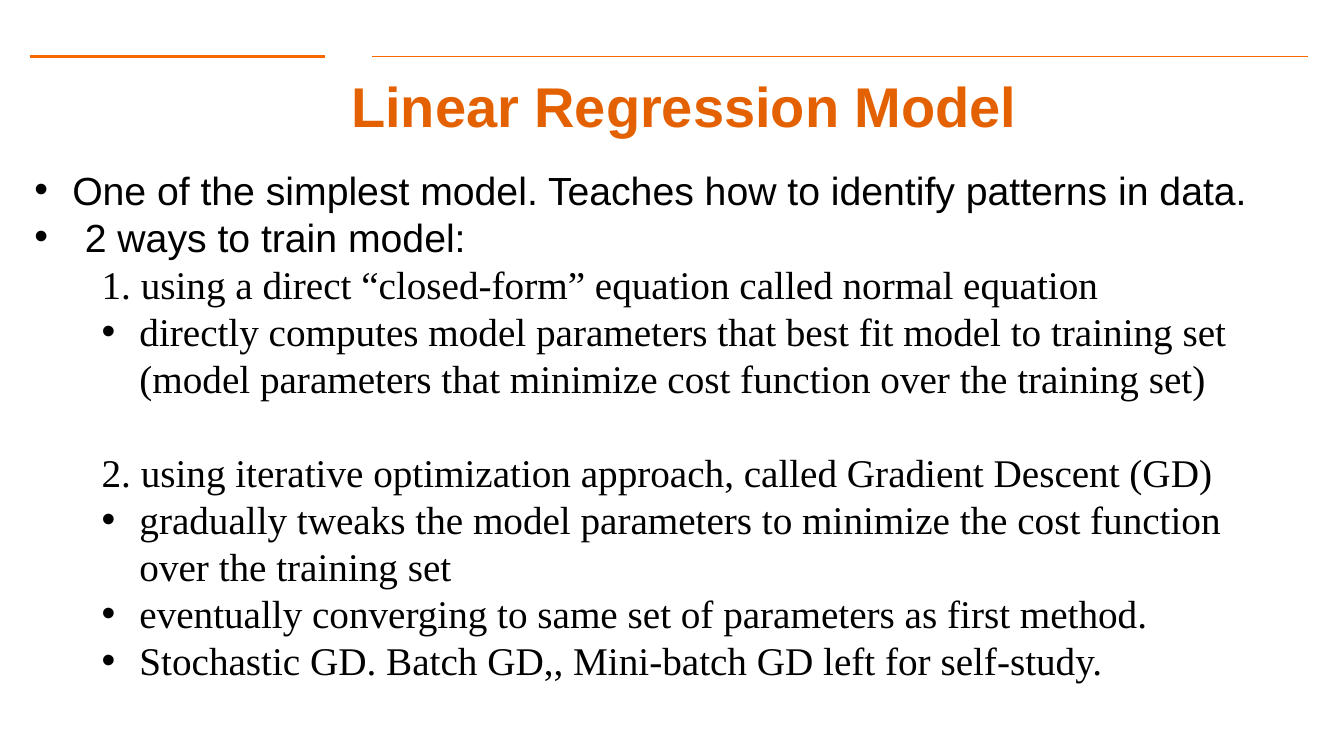
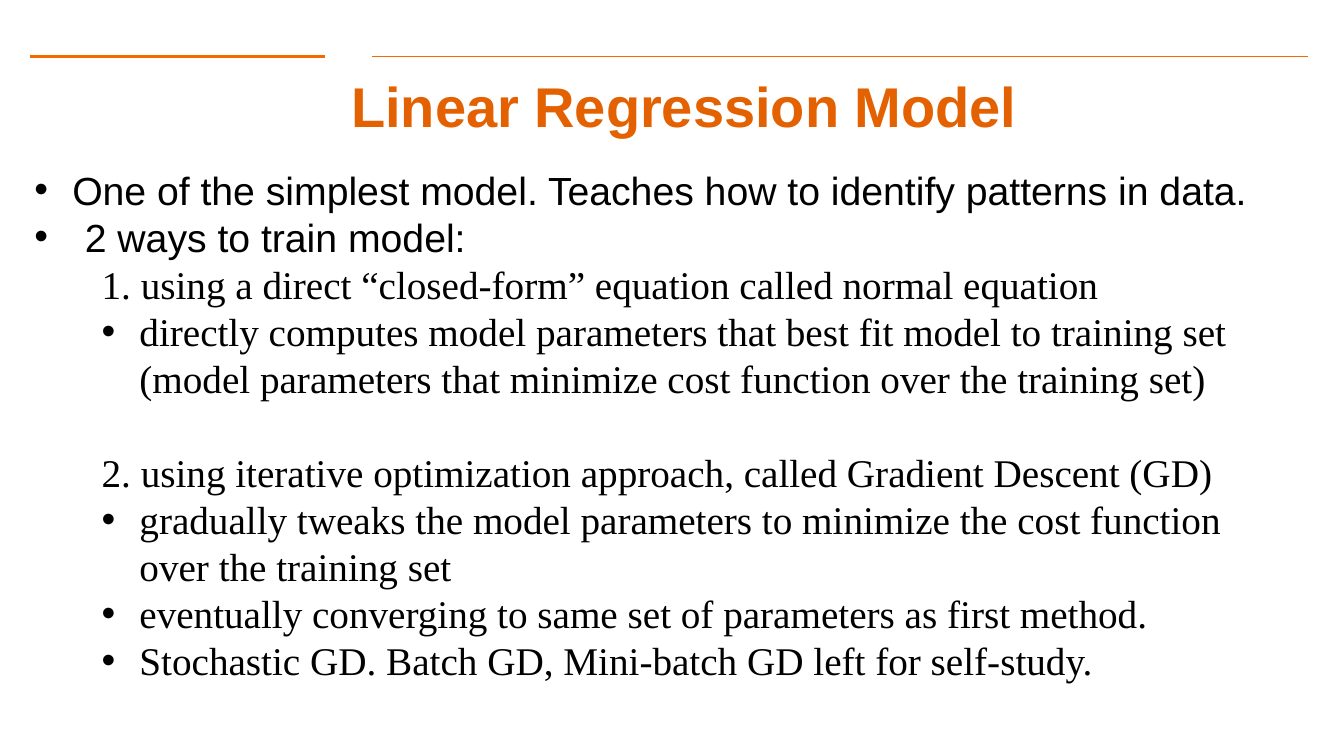
Before and after one commit to gk5951/RIT-DSCI-633-FDS, a slide deck: slide 5 of Syllabus/Lecture04/Lec04.pptx. Drawn at 1344x756 pixels with LibreOffice and Linux fonts; fonts in the diff are those of the drawing; background and template pictures are left out. Boxes give left, top, right and bottom in pixels: in the first picture for what was removed or moved away, otherwise in the second. Text is boxed around its words. In the diff, an @@ line names an element or a change of style, - is before the commit and + after.

```diff
--- a/Syllabus/Lecture04/Lec04.pptx
+++ b/Syllabus/Lecture04/Lec04.pptx
@@ text at (139,647,1093,683): text changed @@
-  • Stochastic GD. Batch GD,, Mini-batch GD left for self-study.
+  • Stochastic GD. Batch GD, Mini-batch GD left for self-study.
```
Also in this commit, not shown: 1 other slide changed, 3 other files.
